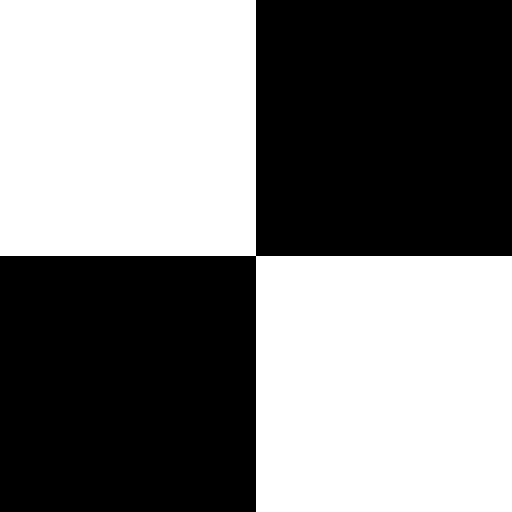
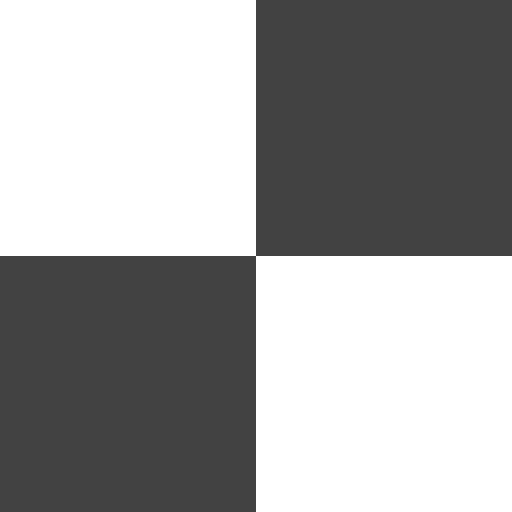
Layered file, before and after one edit (512 × 512). Changes by layer:
pixels changed over (x1=0, y1=0, x2=512, y2=512) (layer not identified)
